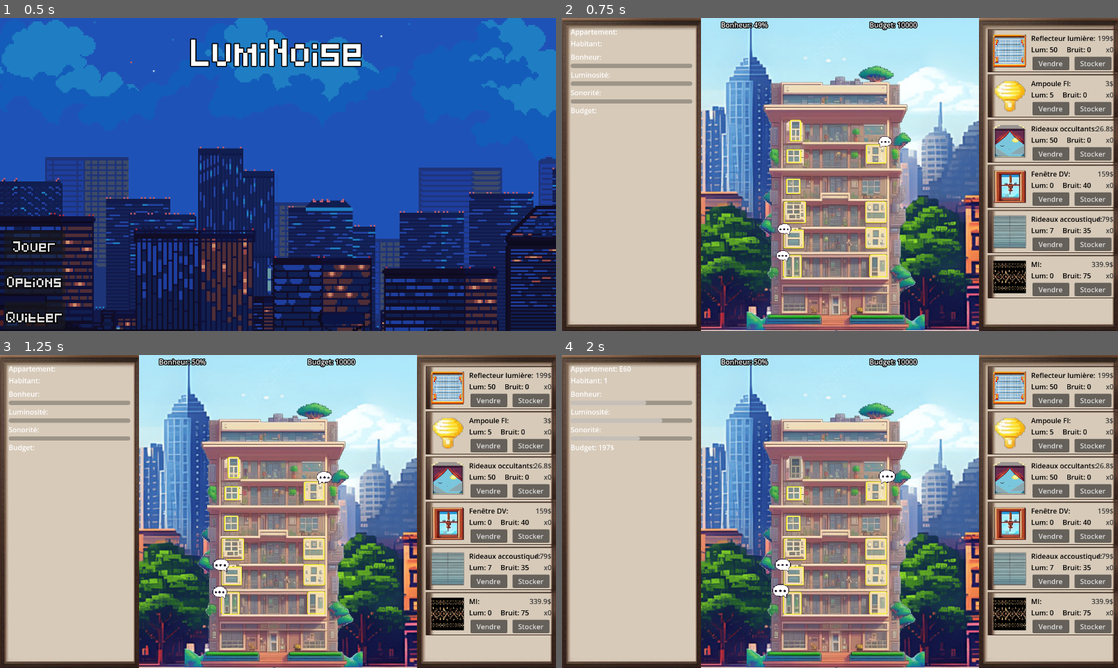
Above: before the commit, frames 1-4 (two rows, left to right).
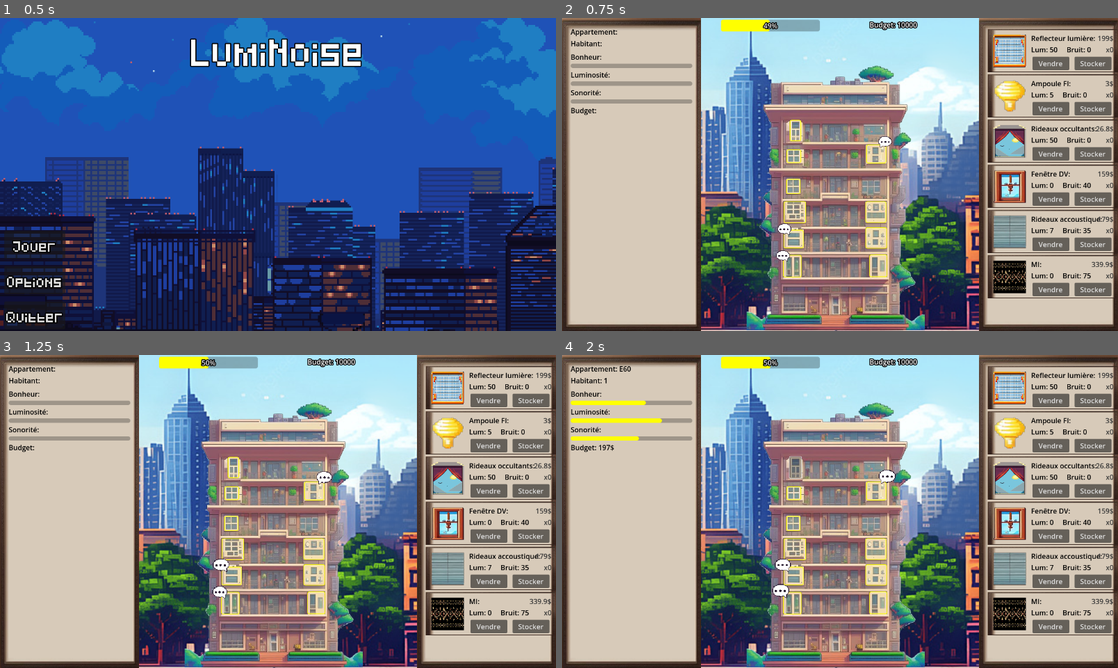
Above: after the commit, the same moments.

Repository: Ranger1986/jeuserieux
Game: Godot game, scene res://Scene/menu.tscn
The game is run twice, just before and just after one commit, with the same random seed, the same clock (stepped at 60 frames per second) and the same inputs.
Inputs (mouse positions are in pixels of both pictures, inside the frame that each line leads up to):
- Up to frame 1 (0.5 s): no input
- Up to frame 2 (0.75 s): click "Jouer" at 0.5 s
- Up to frame 3 (1.25 s): no input
- Up to frame 4 (2 s): click (795, 467) at 1.25 s

Frame 1 is identical in both runs. In frame 2, 1.1% of the frame differs, in the area x 1-47%, y 0-32%; in frame 3, 1.1%; in frame 4, 1.8%.

Commit message:
feat: progress bar

Diff:
--- /dev/null
+++ b/Assets/barTheme.tres
@@ -0,0 +1,10 @@
+[gd_resource type="Theme" load_steps=2 format=3 uid="uid://cgobmax6tvnpi"]
+
+[sub_resource type="StyleBoxFlat" id="StyleBoxFlat_hncnq"]
+corner_radius_top_left = 5
+corner_radius_top_right = 5
+corner_radius_bottom_right = 5
+corner_radius_bottom_left = 5
+
+[resource]
+ProgressBar/styles/fill = SubResource("StyleBoxFlat_hncnq")
--- /dev/null
+++ b/Assets/blackFont.tres
@@ -0,0 +1,4 @@
+[gd_resource type="LabelSettings" format=3 uid="uid://bgwsbx7eh8akm"]
+
+[resource]
+font_color = Color(0, 0, 0, 1)
--- a/Scene/main_frame.tscn
+++ b/Scene/main_frame.tscn
@@ -1,10 +1,12 @@
-[gd_scene load_steps=7 format=3 uid="uid://8wtls8bv34dx"]
+[gd_scene load_steps=9 format=3 uid="uid://8wtls8bv34dx"]
 
 [ext_resource type="Script" path="res://Scripts/start.gd" id="1_jrnpn"]
 [ext_resource type="Texture2D" uid="uid://cvxof0ajppkb4" path="res://Assets/background.png" id="2_21jfx"]
 [ext_resource type="Script" path="res://Scripts/ScrollAdapt.gd" id="2_dkngt"]
 [ext_resource type="PackedScene" uid="uid://j62pxnns4g6t" path="res://Scene/immeuble.tscn" id="2_noiyk"]
+[ext_resource type="LabelSettings" uid="uid://bgwsbx7eh8akm" path="res://Assets/blackFont.tres" id="5_4k1jm"]
 [ext_resource type="Texture2D" uid="uid://dn4sxh2i2c603" path="res://Assets/parchemin.png" id="5_8ns8c"]
+[ext_resource type="Script" path="res://Scripts/bar.gd" id="6_pco5y"]
 
 [sub_resource type="LabelSettings" id="LabelSettings_t2cfg"]
 font_color = Color(0, 0, 0, 1)
@@ -27,14 +29,14 @@
 offset_bottom = 104.0
 scale = Vector2(0.8, 0.8)
 
-[node name="Bonheur" type="Label" parent="."]
+[node name="Bonheur" type="ProgressBar" parent="."]
 offset_left = 366.0
 offset_top = 4.0
 offset_right = 594.0
-offset_bottom = 27.0
+offset_bottom = 31.0
 theme_override_colors/font_outline_color = Color(0, 0, 0, 1)
 theme_override_constants/outline_size = 8
-text = "Satisfation : 00% "
+script = ExtResource("6_pco5y")
 
 [node name="Budget_player" type="Label" parent="."]
 offset_left = 708.0
@@ -69,10 +71,12 @@
 [node name="AptLabel" type="Label" parent="FoyerDisplay/FoyerContainer"]
 layout_mode = 2
 text = "Appartement:"
+label_settings = ExtResource("5_4k1jm")
 
 [node name="HabLabel" type="Label" parent="FoyerDisplay/FoyerContainer"]
 layout_mode = 2
 text = "Habitant:"
+label_settings = ExtResource("5_4k1jm")
 
 [node name="HBoxContainer" type="HBoxContainer" parent="FoyerDisplay/FoyerContainer"]
 layout_mode = 2
@@ -80,6 +84,7 @@
 [node name="BonLabel" type="Label" parent="FoyerDisplay/FoyerContainer"]
 layout_mode = 2
 text = "Bonheur:"
+label_settings = ExtResource("5_4k1jm")
 
 [node name="BonBar" type="ProgressBar" parent="FoyerDisplay/FoyerContainer"]
 custom_minimum_size = Vector2(0, 10)
@@ -87,28 +92,34 @@
 allow_greater = true
 allow_lesser = true
 show_percentage = false
+script = ExtResource("6_pco5y")
 
 [node name="LumLabel" type="Label" parent="FoyerDisplay/FoyerContainer"]
 layout_mode = 2
 text = "Luminosité:"
+label_settings = ExtResource("5_4k1jm")
 
 [node name="LumBar" type="ProgressBar" parent="FoyerDisplay/FoyerContainer"]
 custom_minimum_size = Vector2(0, 10)
 layout_mode = 2
 show_percentage = false
+script = ExtResource("6_pco5y")
 
 [node name="SonLabel" type="Label" parent="FoyerDisplay/FoyerContainer"]
 layout_mode = 2
 text = "Sonorité:"
+label_settings = ExtResource("5_4k1jm")
 
 [node name="SonBar" type="ProgressBar" parent="FoyerDisplay/FoyerContainer"]
 custom_minimum_size = Vector2(0, 10)
 layout_mode = 2
 show_percentage = false
+script = ExtResource("6_pco5y")
 
 [node name="BudLabel" type="Label" parent="FoyerDisplay/FoyerContainer"]
 layout_mode = 2
 text = "Budget:"
+label_settings = ExtResource("5_4k1jm")
 
 [node name="Store" type="TextureRect" parent="."]
 offset_left = 960.0
--- /dev/null
+++ b/Scripts/bar.gd
@@ -0,0 +1,39 @@
+extends ProgressBar
+
+var stBox : StyleBoxFlat
+
+# Called when the node enters the scene tree for the first time.
+func _ready() -> void:
+	theme = Theme.new()
+	theme.add_type("ProgressBar")
+	theme.set_stylebox("fill","ProgressBar",StyleBoxFlat.new())
+	stBox = theme.get_stylebox("fill","ProgressBar")
+	stBox.draw_center=true
+	stBox.border_width_bottom=0
+	stBox.border_width_top=0
+	stBox.border_width_left=0
+	stBox.border_width_right=0
+	stBox.corner_radius_bottom_left=5
+	stBox.corner_radius_bottom_right=5
+	stBox.corner_radius_top_left=5
+	stBox.corner_radius_top_right=5
+	_value_changed(value)
+
+
+# Called every frame. 'delta' is the elapsed time since the previous frame.
+func _process(delta: float) -> void:
+	pass
+
+func _value_changed(new_value: float) -> void:
+	if (new_value<30):
+		stBox.bg_color = Color(255,0,0)
+		theme.set_stylebox("fill", "ProgressBar", stBox)
+	elif (new_value<60):
+		stBox.bg_color = Color(255,255,0)
+		theme.set_stylebox("fill", "ProgressBar", stBox)
+	elif (new_value<80):
+		stBox.bg_color = Color(128,192,0)
+		theme.set_stylebox("fill", "ProgressBar", stBox)
+	else:
+		stBox.bg_color = Color(0,255,0)
+		theme.set_stylebox("fill", "ProgressBar", stBox)
--- a/Scripts/start.gd
+++ b/Scripts/start.gd
@@ -2,7 +2,7 @@
 
 var budget_player: int
 var budget_player_label: Label
-var bonheur_label: Label
+var bonheur_bar: ProgressBar
 
 func load_json(path: String):
 	if FileAccess.file_exists(path):
@@ -17,7 +17,7 @@
 # Called when the node enters the scene tree for the first time.
 func _ready() -> void:
 	budget_player_label = find_child("Budget_player")
-	bonheur_label = find_child("Bonheur")
+	bonheur_bar = find_child("Bonheur")
 	budget_player = 10000.0
 	var store_item: Array = Item.load_items_from_json("res://items.json")
 	var scene = preload("res://Scene/item.tscn")
@@ -43,7 +43,7 @@
 	find_child("BudLabel").text="Budget: " + str(foyer.budget) +"$"
 func _process(_delta: float) -> void:
 	budget_player_label.text = "Budget: " + str(budget_player)
-	bonheur_label.text = "Bonheur: " + str(Foyer.get_bonheur_moyen()) + "%"
+	bonheur_bar.value=Foyer.get_bonheur_moyen()
 	if Input.is_key_pressed(KEY_D):
 		find_children("Control")[0].print_tree()
 	if Foyer.foyer_cible != null:
--- a/project.godot
+++ b/project.godot
@@ -10,7 +10,7 @@
 
 [application]
 
-config/name="Menu"
+config/name="Luminoise"
 run/main_scene="res://Scene/menu.tscn"
 config/features=PackedStringArray("4.3", "Forward Plus")
 config/icon="res://icon.svg"
